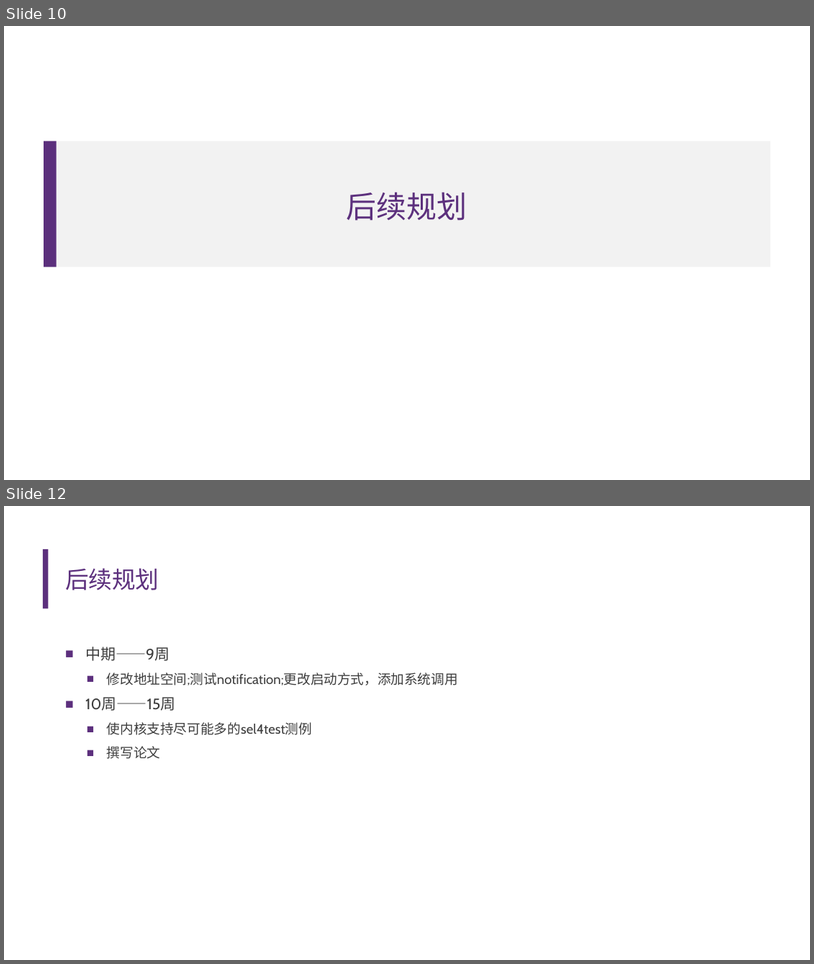
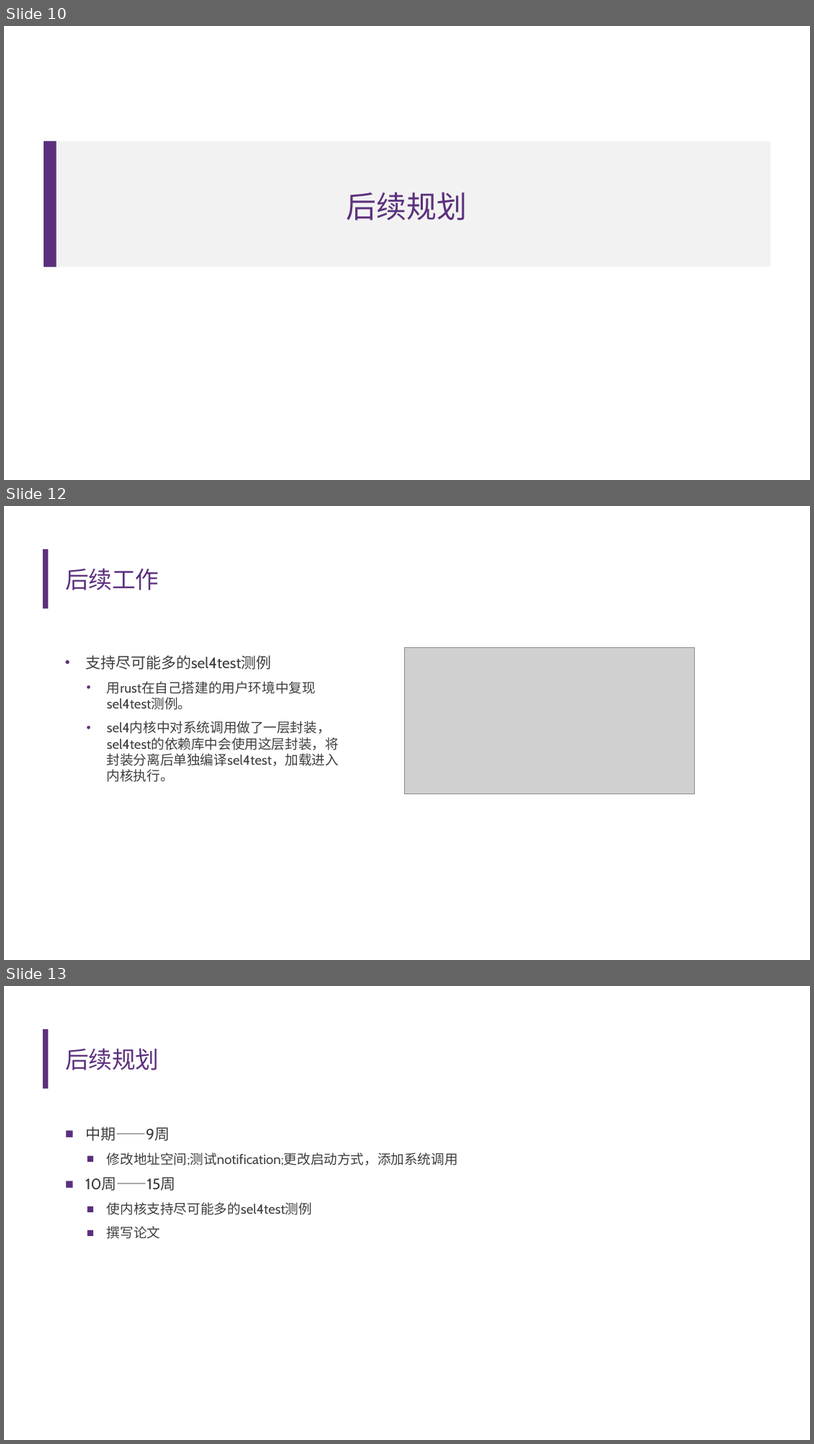
Before and after one commit to llh730/seL4-rust-implement, a slide deck: record/中期答辩——李龙昊.pptx. Shown one above the other, each under a label of ours: slides 10 and 12 before the commit, slides 10, 12 and 13 after it; the slides between them are not shown. The pictures are 814x964 and 814x1444 pixels, drawn with LibreOffice and Linux fonts; fonts in the diff are those of the drawing; grey boxes stand for pictures; background and template pictures are left out. Boxes give left, top, right and bottom in pixels: in the first picture for what was removed or moved away, otherwise in the second. Text is boxed around its words. In the diff, an @@ line names an element or a change of style, - is before the commit and + after.

```diff
--- a/record/中期答辩——李龙昊.pptx
+++ b/record/中期答辩——李龙昊.pptx
@@ slide 12 added at (4, 506, 810, 960), background #FFFFFF; not listed: 1 template element that a slide beside it also shows @@
@@ title added at (65, 568, 160, 590), 28 pt, text #5C307D @@
+后续工作
@@ text added at (85, 655, 339, 782), 16 pt, text #3D3D3D @@
+• 支持尽可能多的sel4test测例
+  • 用rust在自己搭建的用户环境中复现sel4test测例。
+  • sel4内核中对系统调用做了一层封装，sel4test的依赖库中会使用这层封装，将封装分离后单独编译sel4test，加载进入内核执行。
@@ picture added at (404, 648, 695, 794) @@
@@ what was slide 12 is now slide 13 @@
```
Also in this commit, not shown: 5 slides changed, 1 other file.
